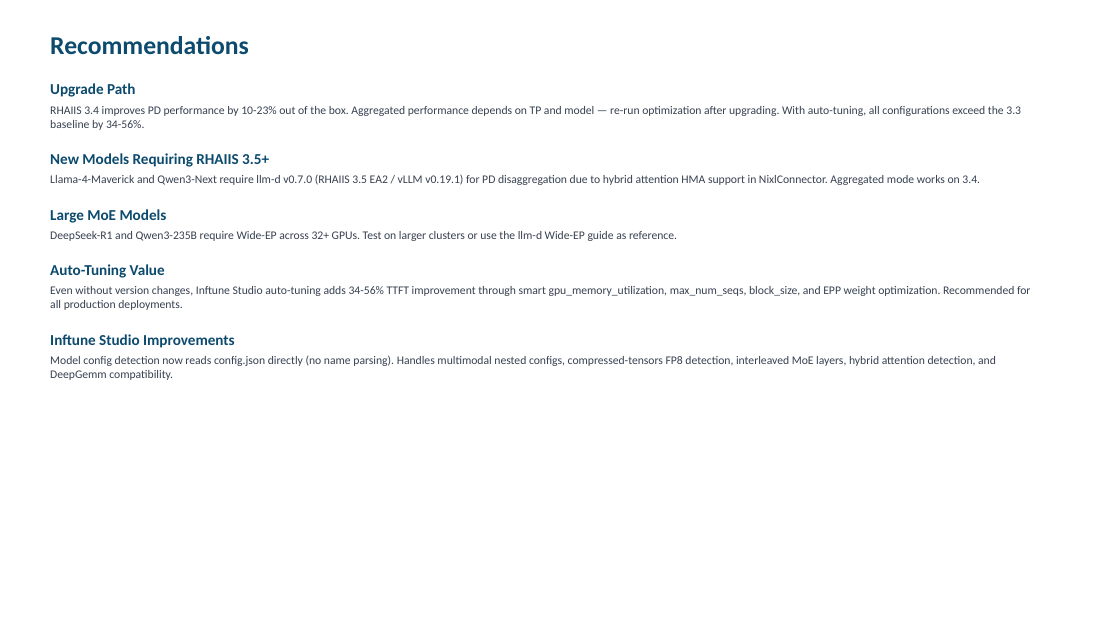
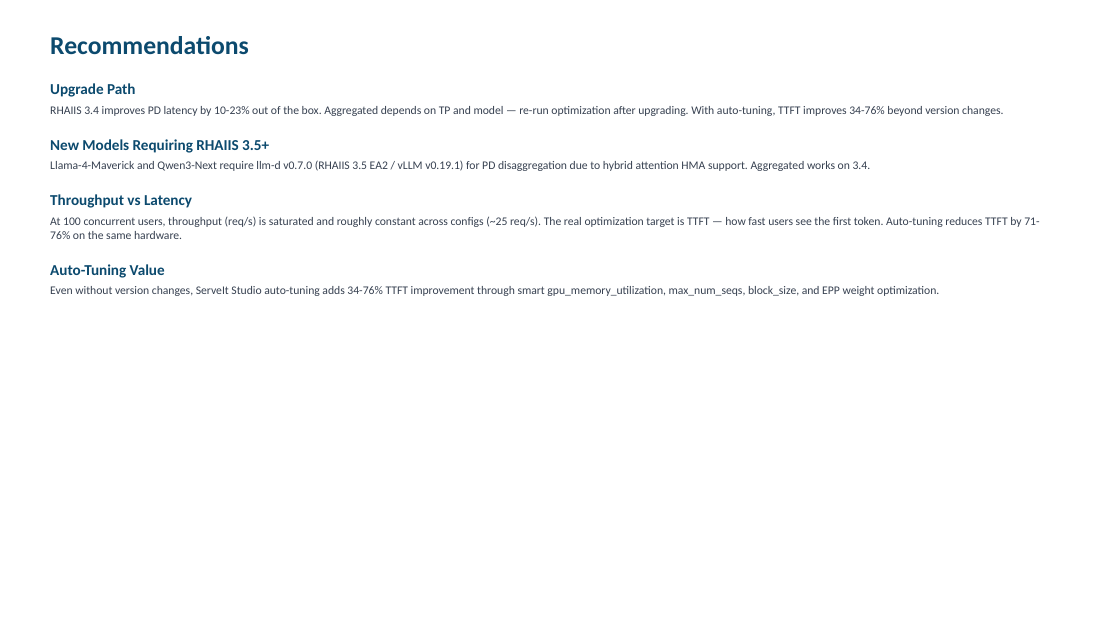
Before and after one commit to openshift-psap/serveit-studio, a slide deck: slide 8 of docs/rhaiis-3.3-vs-3.4-final.pptx. Drawn at 1120x630 pixels with LibreOffice and Linux fonts; fonts in the diff are those of the drawing. Boxes give left, top, right and bottom in pixels: in the first picture for what was removed or moved away, otherwise in the second. Text is boxed around its words. In the diff, an @@ line names an element or a change of style, - is before the commit and + after.

```diff
--- a/docs/rhaiis-3.3-vs-3.4-final.pptx
+++ b/docs/rhaiis-3.3-vs-3.4-final.pptx
@@ text at (50,106,1003,116): text changed @@
-RHAIIS 3.4 improves PD performance by 10-23% out of the box. Aggregated performance depends on TP and model — re-run optimization after upgrading. With auto-tuning, all configurations exceed the 3.3 baseline by 34-56%.
+RHAIIS 3.4 improves PD latency by 10-23% out of the box. Aggregated depends on TP and model — re-run optimization after upgrading. With auto-tuning, TTFT improves 34-76% beyond version changes.
@@ text at (50,160,1039,239): text changed @@
-Llama-4-Maverick and Qwen3-Next require llm-d v0.7.0 (RHAIIS 3.5 EA2 / vLLM v0.19.1) for PD disaggregation due to hybrid attention HMA support in NixlConnector. Aggregated mode works on 3.4.
-Large MoE Models
-DeepSeek-R1 and Qwen3-235B require Wide-EP across 32+ GPUs. Test on larger clusters or use the llm-d Wide-EP guide as reference.
+Llama-4-Maverick and Qwen3-Next require llm-d v0.7.0 (RHAIIS 3.5 EA2 / vLLM v0.19.1) for PD disaggregation due to hybrid attention HMA support. Aggregated works on 3.4.
+Throughput vs Latency
+At 100 concurrent users, throughput (req/s) is saturated and roughly constant across configs (~25 req/s). The real optimization target is TTFT — how fast users see the first token. Auto-tuning reduces TTFT by 71-76% on the same hardware.
@@ text at (50,286,939,296): text changed @@
-Even without version changes, Inftune Studio auto-tuning adds 34-56% TTFT improvement through smart gpu_memory_utilization, max_num_seqs, block_size, and EPP weight optimization. Recommended for all production deployments.
-Inftune Studio Improvements
-Model config detection now reads config.json directly (no name parsing). Handles multimodal nested configs, compressed-tensors FP8 detection, interleaved MoE layers, hybrid attention detection, and DeepGemm compatibility.
+Even without version changes, ServeIt Studio auto-tuning adds 34-76% TTFT improvement through smart gpu_memory_utilization, max_num_seqs, block_size, and EPP weight optimization.
```
Also in this commit, not shown: 7 other slides changed.
